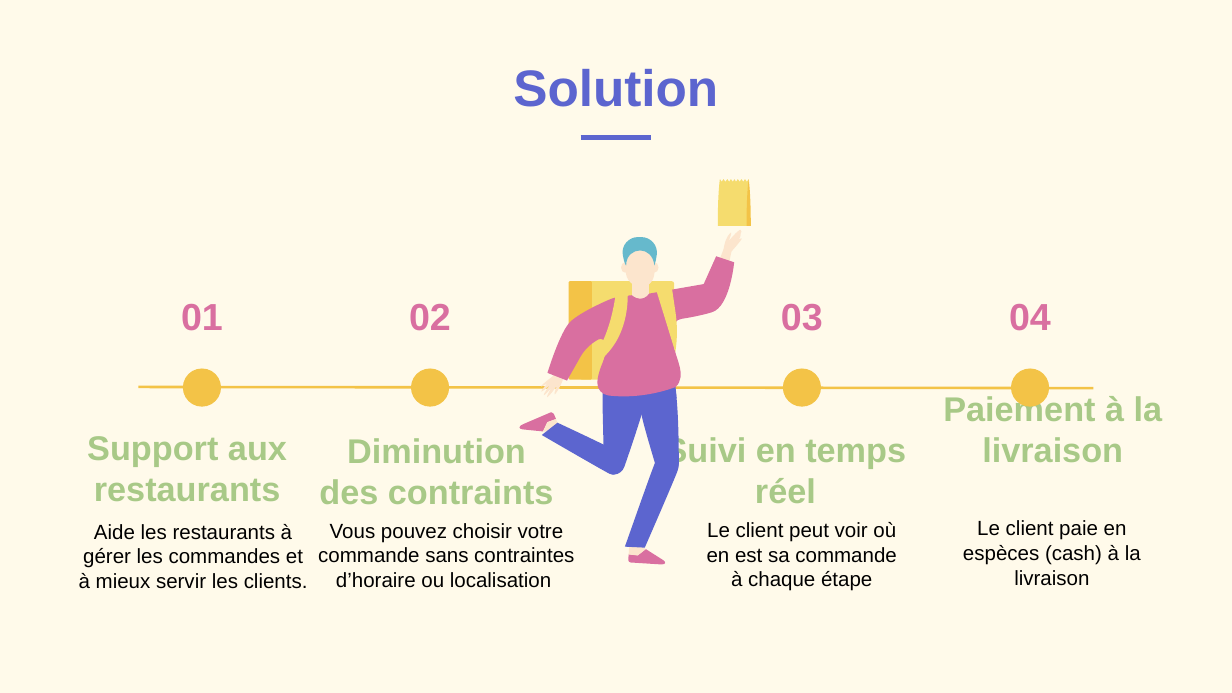
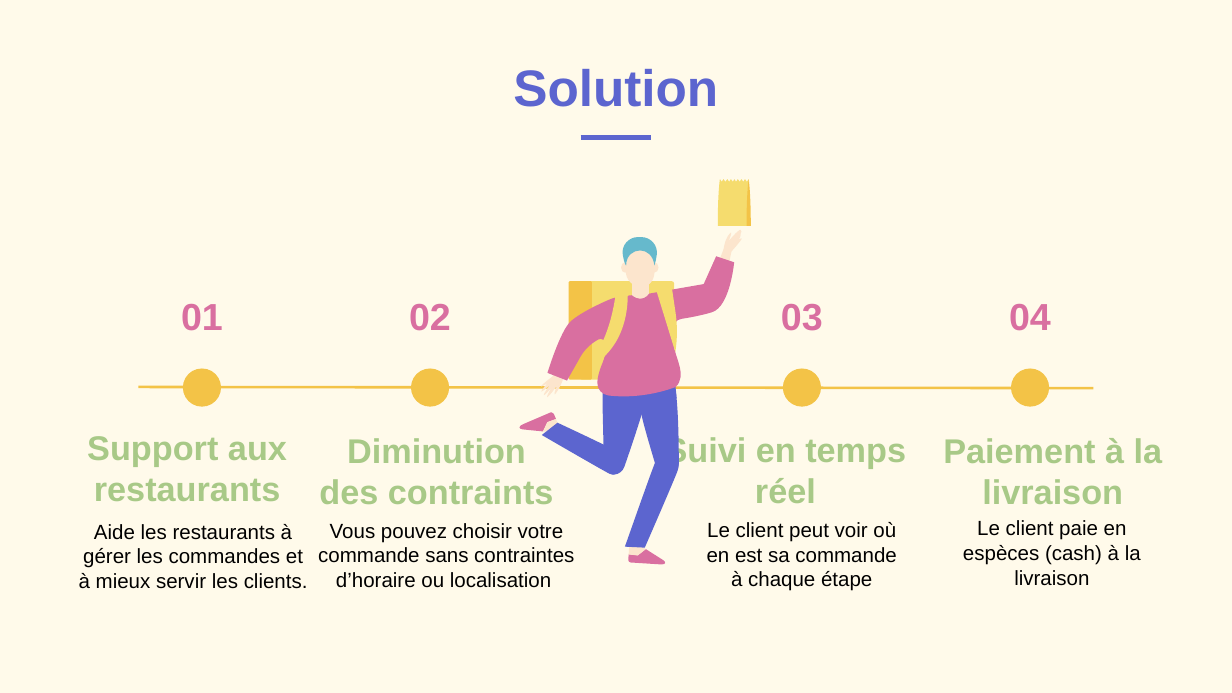
Before and after one commit to kerkazou/gestion_restauration_marhaba, a slide deck: slide 4 of Food-Delivery.pptx. Drawn at 1232x693 pixels with LibreOffice and Linux fonts; fonts in the diff are those of the drawing. Boxes give left, top, right and bottom in pixels: in the first picture for what was removed or moved away, otherwise in the second. Text is boxed around its words. In the diff, an @@ line names an element or a change of style, - is before the commit and + after.

```diff
--- a/Food-Delivery.pptx
+++ b/Food-Delivery.pptx
@@ text "Paiement à la livraison": place and size @@
-text "Paiement à la livraison" at (943, 394, 1163, 462)
+text "Paiement à la livraison" at (943, 438, 1163, 504)
```
Also in this commit, not shown: 2 other slides changed, 2 slides added.
